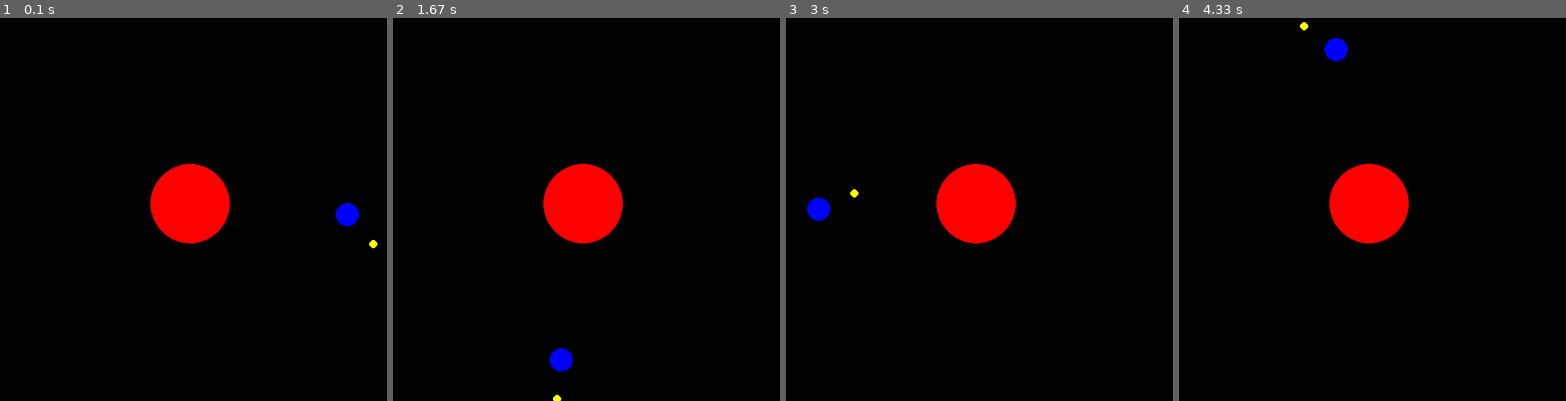
Above: before the commit, frames 1-4 (left to right).
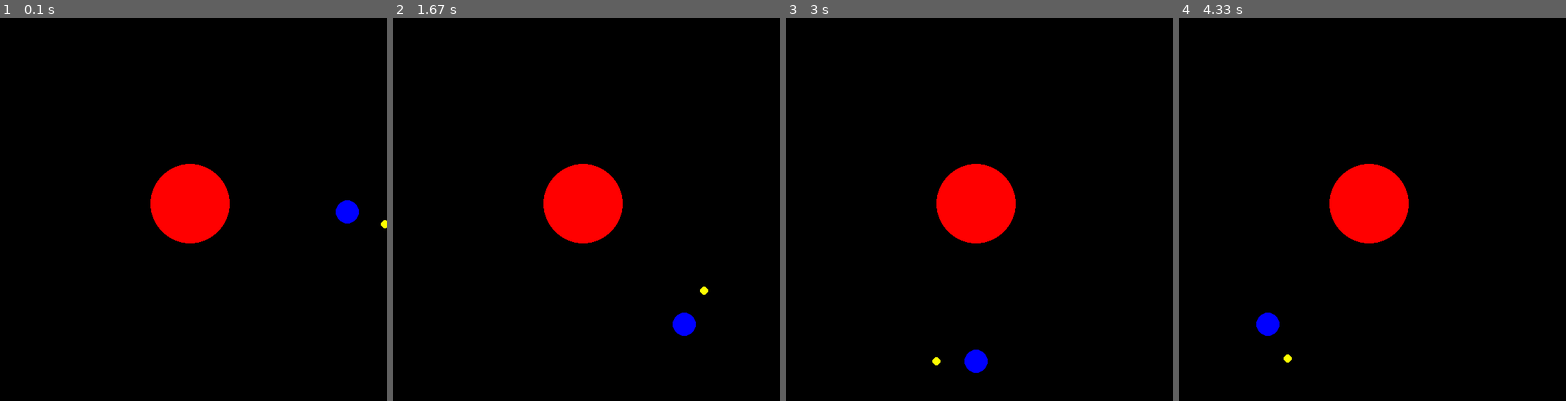
Above: after the commit, the same moments.

Repository: ShashkovS/drawzero
Game: pygame game, started from examples/planet_animation.py
Two runs of this game, one before a commit and one after it. Both use one fixed random seed, a clock stepped at 60 frames per second and the inputs below.
Inputs:
- Up to frame 1 (0.1 s): no input
- Up to frame 2 (1.67 s): no input
- Up to frame 3 (3 s): no input
- Up to frame 4 (4.33 s): no input

The runs differ from the first frame. In frame 1, 0.1% of the frame differs, in the area x 86-100%, y 47-61%; in frame 2, 0.6%; in frame 3, 0.6%, in the area x 5-53%, y 44-93%; in frame 4, 0.6%.

Commit message:
readme update: images

Diff:
--- a/examples/planet_animation.py
+++ b/examples/planet_animation.py
@@ -1,24 +1,23 @@
 from drawzero import *
 from math import sin, cos, pi
+earth_orbit = 400
+earth_radius = 30
+earth_rot_step = 2 * pi / 360
+moon_orbit = 100
+moon_radius = 10
+moon_rot_step = 2 * pi / 60
 
 filled_circle(c_red, (500, 500), 100)
+i = 0
+while True:
+    i += 1
+    e_x = 500 + earth_orbit * cos(earth_rot_step * i)
+    e_y = 500 + earth_orbit * sin(earth_rot_step * i)
+    m_x = e_x + moon_orbit * cos(moon_rot_step * i)
+    m_y = e_y + moon_orbit * sin(moon_rot_step * i)
 
-r_e_o = 400
-r_e_r = 30
-phi_e = 2 * pi / 180
-
-r_m_o = 100
-r_m_r = 10
-phi_m = 2 * pi / 15
-
-for i in range(1000):
-    e_x = 500 + r_e_o * cos(phi_e * i)
-    e_y = 500 + r_e_o * sin(phi_e * i)
-    m_x = e_x + r_m_o * cos(phi_m * i)
-    m_y = e_y + r_m_o * sin(phi_m * i)
-
-    filled_circle(c_blue, (e_x, e_y), r_e_r)
-    filled_circle(c_yellow, (m_x, m_y), r_m_r)
+    filled_circle(c_blue, (e_x, e_y), earth_radius)
+    filled_circle(c_yellow, (m_x, m_y), moon_radius)
     tick()
-    filled_circle(c_black, (e_x, e_y), r_e_r)
-    filled_circle(c_black, (m_x, m_y), r_m_r)
+    filled_circle(c_black, (e_x, e_y), earth_radius)
+    filled_circle(c_black, (m_x, m_y), moon_radius)
Not shown, changed: README.rst
Binary file added: doc/hello_world.png
Binary file added: doc/planet_animation.gif
Not shown, changed: MANIFEST.in
